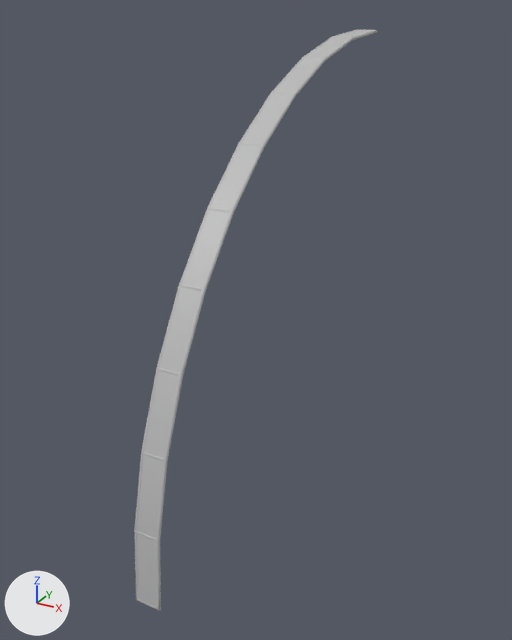
One commit to the FBX model Assets/Art/Models/RefinedModularKit/Modular_CurvedPanel_Set.fbx: the scene before it, then after it.
Camera for both pictures: a 50 mm lens placed at (0.283, -0.725, 0.022), pointed at (0.005, -0.219, -0.231). Arrows for +X, +Y and +Z are at lower left; the lights stay in place. The older version comes first. Where no turn or scale is listed for an object, it has been applied to the vertices.

The older version as bpy lines, for what is in view:
```python
me_mesh = bpy.data.meshes.new('Mesh')
me_mesh.from_pydata(...)  # 44 vertices, 20 faces; spans x 0.0..0.02, y -0.402..0.0, z -0.4..0.002
me_mesh.materials.append(mat_default_material)  # grey #bcbcbc
me_mesh_001 = bpy.data.meshes.new('Mesh.001')
me_mesh_001.from_pydata(...)  # 501 vertices, 496 faces; spans x -0.001..0.021, y -0.402..0.001, z -0.401..0.002
me_mesh_001.materials.append(mat_default_material)  # grey #bcbcbc
me_mesh_002 = bpy.data.meshes.new('Mesh.002')
me_mesh_002.from_pydata(...)  # 144 vertices, 72 faces; spans x 0.0..0.02, y -0.397..-0.061, z -0.339..-0.003
me_mesh_002.materials.append(mat_default_material)  # grey #bcbcbc
ob_curvedpanel = bpy.data.objects.new('CurvedPanel', me_mesh)
ob_curvedpanel.location = (0.0, 0.0, 0.0)
ob_frame = bpy.data.objects.new('Frame', me_mesh_001)
ob_frame.location = (0.0, 0.0, 0.0)
ob_subframe = bpy.data.objects.new('Subframe', me_mesh_002)
ob_subframe.location = (0.0, 0.0, 0.0)
```
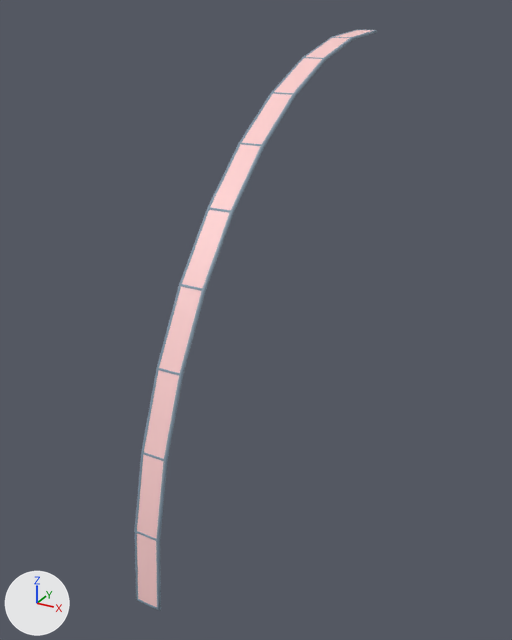
Scene script edits in JSON lines:
```json
{"op": "add", "block": "mat_mat_frames", "code": ["mat_mat_frames = principled_material('Mat_Frames')", "mat_mat_frames.base_color = (0.223, 0.301, 0.378)  # greyish blue #8295a5"]}
{"op": "add", "block": "mat_mat_dome", "code": ["mat_mat_dome = principled_material('Mat_Dome')", "mat_mat_dome.base_color = (1.0, 0.628, 0.628)  # pink #ffd0d0"]}
{"block": "me_mesh", "where": "me_mesh.from_pydata(...)  # 44 vertices, 20 faces; spans x 0.0..0.02, y -0.402..0.0, z -0.4..0.002"}
{"op": "remove", "block": "me_mesh", "code": "me_mesh.materials.append(mat_default_material)  # grey #bcbcbc"}
{"op": "add", "block": "me_mesh", "code": "me_mesh.materials.append(mat_mat_dome)  # pink #ffd0d0"}
{"block": "me_mesh_001", "where": "me_mesh_001.from_pydata(...)  # 501 vertices, 496 faces; spans x -0.001..0.021, y -0.402..0.001, z -0.401..0.002"}
{"op": "remove", "block": "me_mesh_001", "code": "me_mesh_001.materials.append(mat_default_material)  # grey #bcbcbc"}
{"op": "add", "block": "me_mesh_001", "code": "me_mesh_001.materials.append(mat_mat_frames)  # greyish blue #8295a5"}
{"block": "me_mesh_002", "where": "me_mesh_002.from_pydata(...)  # 144 vertices, 72 faces; spans x 0.0..0.02, y -0.397..-0.061, z -0.339..-0.003"}
{"op": "remove", "block": "me_mesh_002", "code": "me_mesh_002.materials.append(mat_default_material)  # grey #bcbcbc"}
{"op": "add", "block": "me_mesh_002", "code": "me_mesh_002.materials.append(mat_mat_frames)  # greyish blue #8295a5"}
```

Boxes [x1, y1, x2, y2] around the edits, measured in the pictures (512 x 640 px):
```json
{"object": "CurvedPanel", "change": "recoloured", "before": [137, 30, 373, 607], "after": [137, 30, 373, 607]}
{"object": "Frame", "change": "recoloured", "before": [134, 29, 377, 611], "after": [134, 29, 377, 611]}
{"object": "Subframe", "change": "recoloured", "before": [136, 37, 351, 541], "after": [136, 37, 351, 541]}
```
